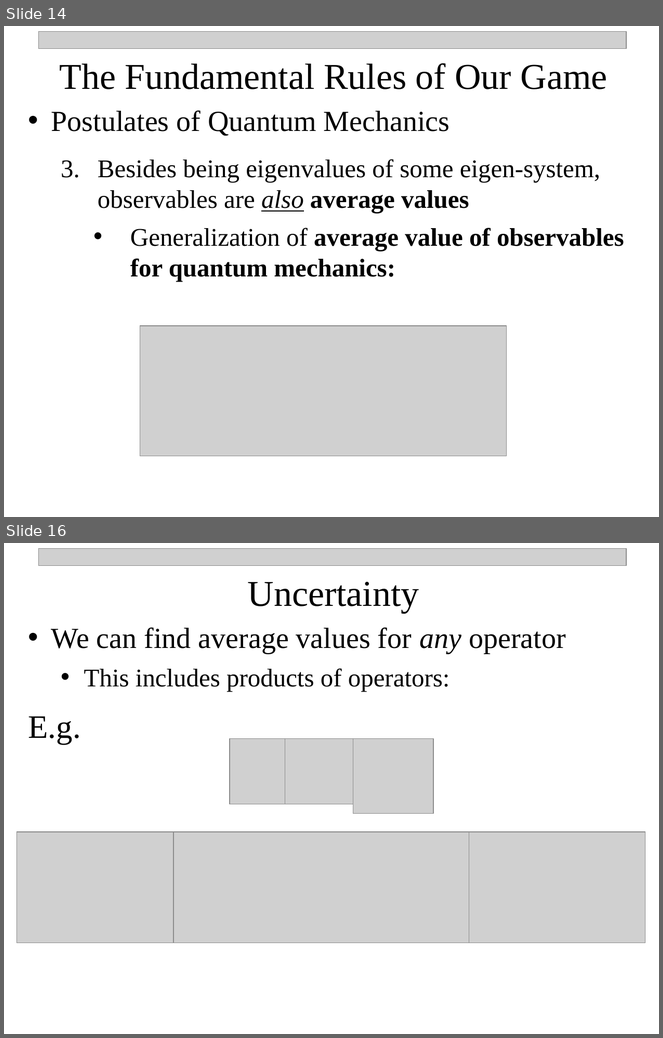
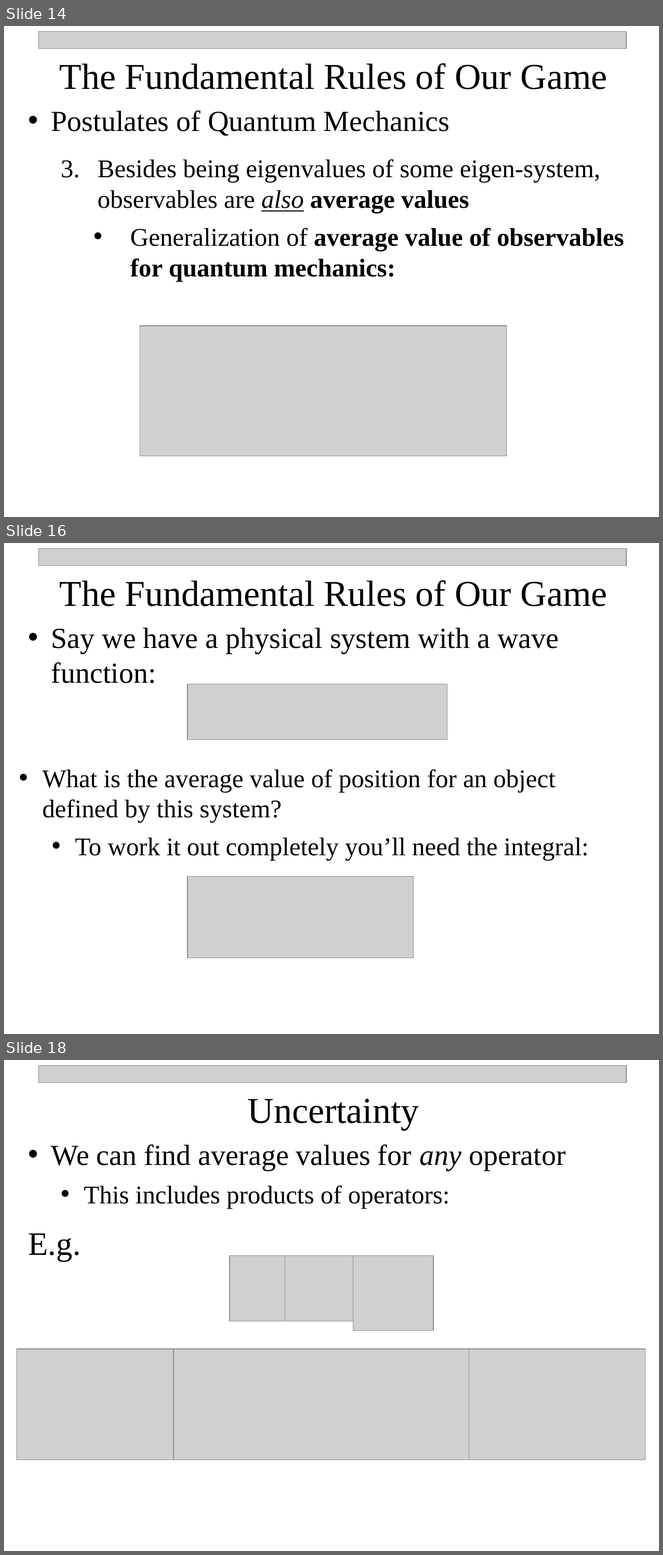
Before and after one commit to npetraco/CHE302, a slide deck: Notes/4_postulates.pptx. Shown one above the other, each under a label of ours: slides 14 and 16 before the commit, slides 14, 16 and 18 after it; the slides between them are not shown. The pictures are 663x1038 and 663x1555 pixels, drawn with LibreOffice and Linux fonts; fonts in the diff are those of the drawing; grey boxes stand for pictures. Boxes give left, top, right and bottom in pixels: in the first picture for what was removed or moved away, otherwise in the second. Text is boxed around its words. In the diff, an @@ line names an element or a change of style, - is before the commit and + after.

```diff
--- a/Notes/4_postulates.pptx
+++ b/Notes/4_postulates.pptx
@@ slide 16 added at [4,543,659,1034], background #FFFFFF @@
@@ picture added at [39,548,626,565] @@
@@ text added at [60,580,608,606], 40 pt, text #000000 @@
+The Fundamental Rules of Our Game
@@ text added at [51,628,559,683], 32 pt, text #000000 @@
+• Say we have a physical system with a wave function:
@@ picture added at [188,684,448,740] @@
@@ text added at [42,769,589,861], 28 pt, text #000000 @@
+• What is the average value of position for an object defined by this system?
+  • To work it out completely you’ll need the integral:
@@ picture added at [188,876,414,958] @@
@@ what was slide 16 is now slide 18 @@
```
Also in this commit, not shown: 2 slides changed, 1 other slide added, 3 other files.
